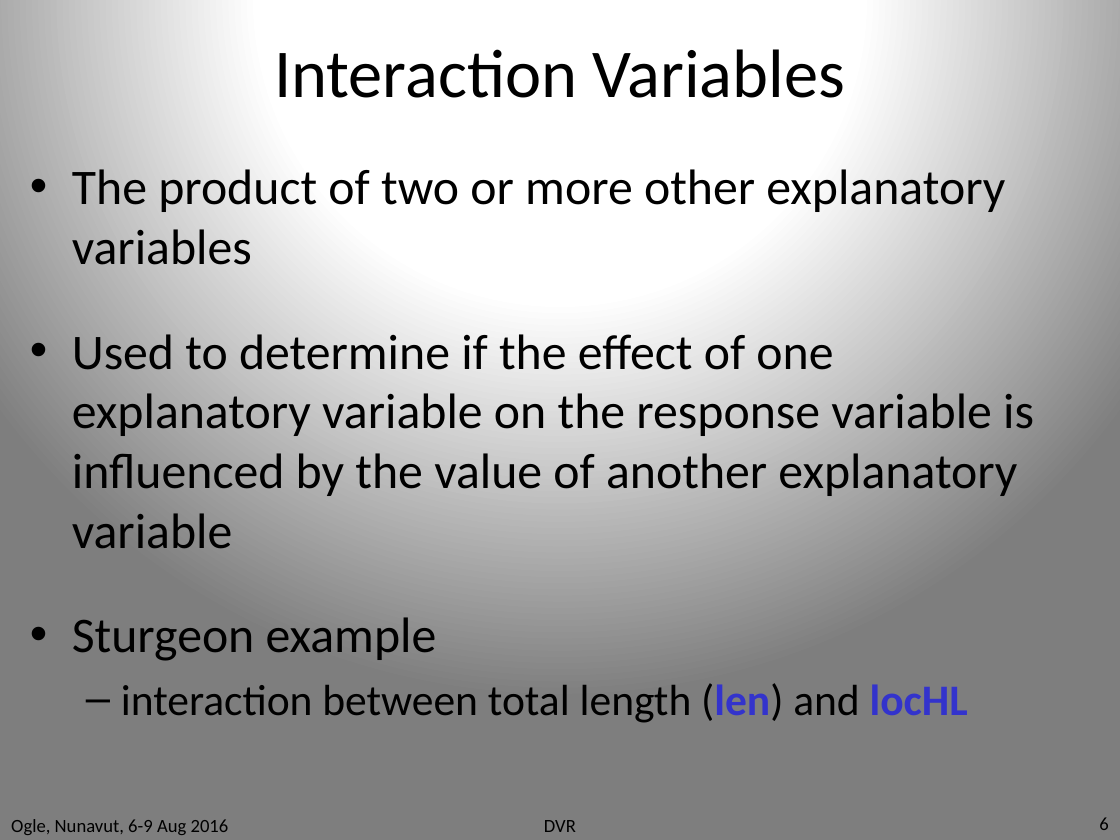
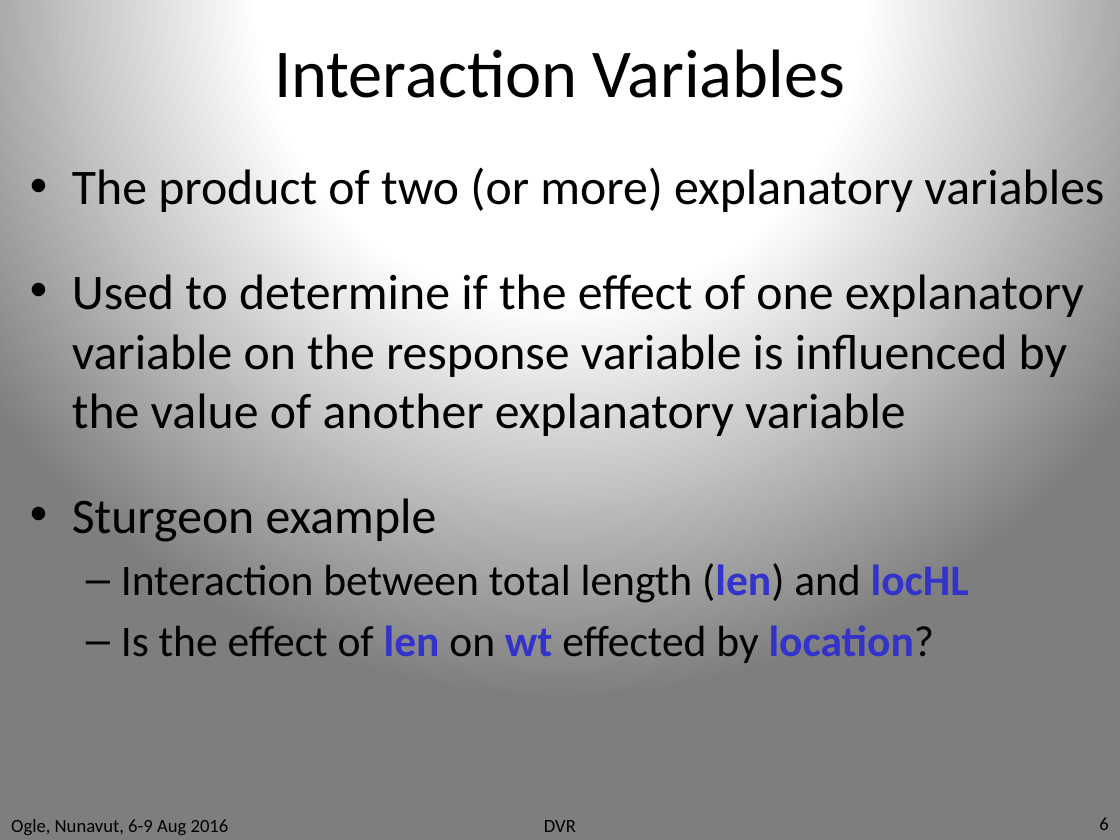
Before and after one commit to droglenc/RcourseNunavut2016, a slide deck: slide 6 of Slides/DVR_WL.pptx. Drawn at 1120x840 pixels with LibreOffice and Linux fonts; fonts in the diff are those of the drawing. Boxes give left, top, right and bottom in pixels: in the first picture for what was removed or moved away, otherwise in the second. Text is boxed around its words. In the diff, an @@ line names an element or a change of style, - is before the commit and + after.

```diff
--- a/Slides/DVR_WL.pptx
+++ b/Slides/DVR_WL.pptx
@@ text at [72,167,1104,212]: text changed @@
-• The product of two or more other explanatory variables
+• The product of two (or more) explanatory variables
@@ text at [121,563,969,663]: text changed @@
-  – interaction between total length (len) and locHL
+  – Interaction between total length (len) and locHL
+  – Is the effect of len on wt effected by location?
```
Also in this commit, not shown: 7 other slides changed, 52 other files.
